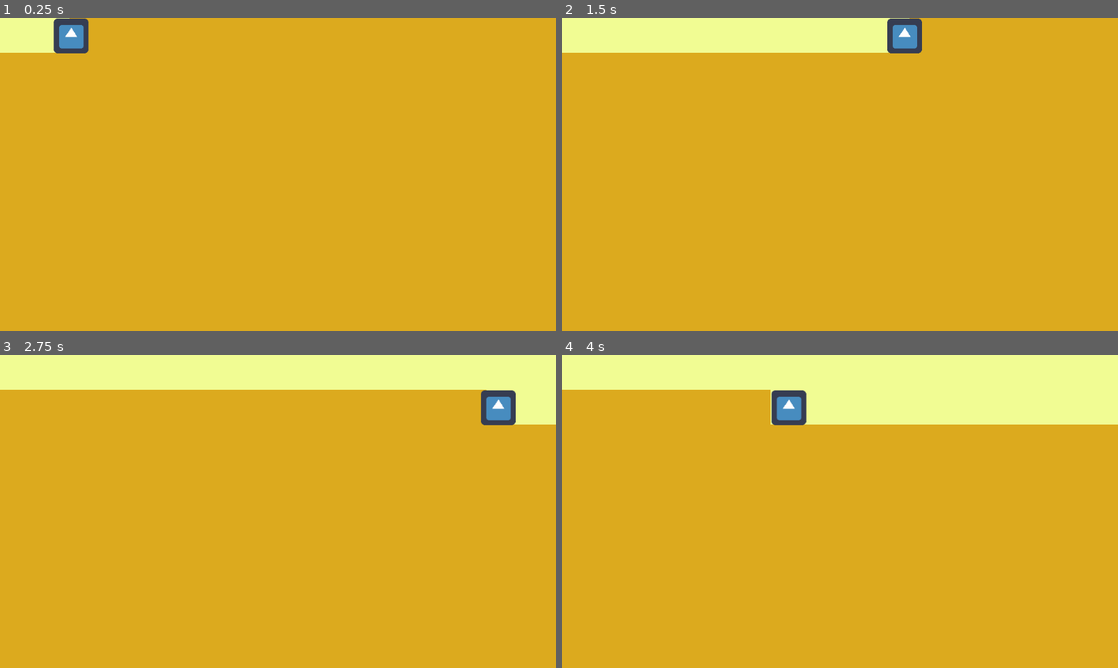
Above: before the commit, frames 1-4 (two rows, left to right).
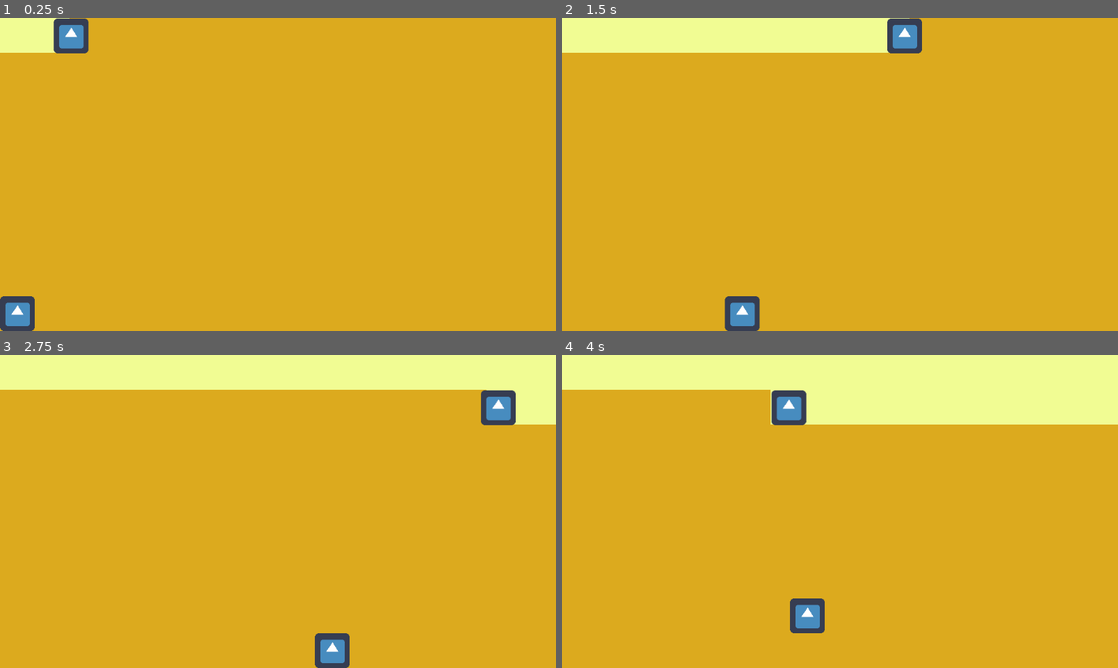
Above: after the commit, the same moments.

Repository: ImpeccableN/archeogame
Game: Godot game, scene res://Minigame1/Minigame1.tscn
Two runs of this game, one before a commit and one after it. Both use one fixed random seed, a clock stepped at 60 frames per second and the inputs below. The project has no main scene, so this scene is started directly. The engine's default icon, where the game draws it, is replaced by a stand-in: a white triangle on a blue panel in a dark square.
Inputs:
- Up to frame 1 (0.25 s): no input
- Up to frame 2 (1.5 s): hold D (move_right) 0.53-1.28 s; hold S (move_down) from 1.28 s (still down)
- Up to frame 3 (2.75 s): release S (move_down) at 2.03 s; hold D (move_right) from 2.03 s (still down)
- Up to frame 4 (4 s): release D (move_right) at 2.78 s; hold W (move_up) 2.78-3.53 s; hold A (move_left) from 3.53 s (still down)

The runs differ from the first frame. In frame 1, 0.7% of the frame differs, in the area x 0-7%, y 88-100%; in frame 2, 0.7%, in the area x 29-36%, y 88-100%; in frame 3, 0.7%; in frame 4, 0.7%.

Commit message:
added Player scene to Minigame1 scene

Diff:
--- a/HeuneburgGame/Minigame1/Minigame1.tscn
+++ b/HeuneburgGame/Minigame1/Minigame1.tscn
@@ -1,9 +1,10 @@
-[gd_scene load_steps=10 format=2]
+[gd_scene load_steps=11 format=2]
 
 [ext_resource path="res://Minigame1/Assets/Sprites/desert_wet.png" type="Texture" id=1]
 [ext_resource path="res://Minigame1/Assets/Sprites/desert_dry.png" type="Texture" id=2]
 [ext_resource path="res://Minigame1/Sun.tscn" type="PackedScene" id=3]
 [ext_resource path="res://Minigame1/Minigame1.gd" type="Script" id=4]
+[ext_resource path="res://Minigame1/Player.tscn" type="PackedScene" id=5]
 
 [sub_resource type="ConvexPolygonShape2D" id=1]
 points = PoolVector2Array( 0, 0, 64, 0, 64, 64, 0, 64 )
@@ -83,3 +84,6 @@
 
 [node name="Sun" parent="." instance=ExtResource( 3 )]
 position = Vector2( 31, 33 )
+
+[node name="Player" parent="." instance=ExtResource( 5 )]
+position = Vector2( 31, 544 )
